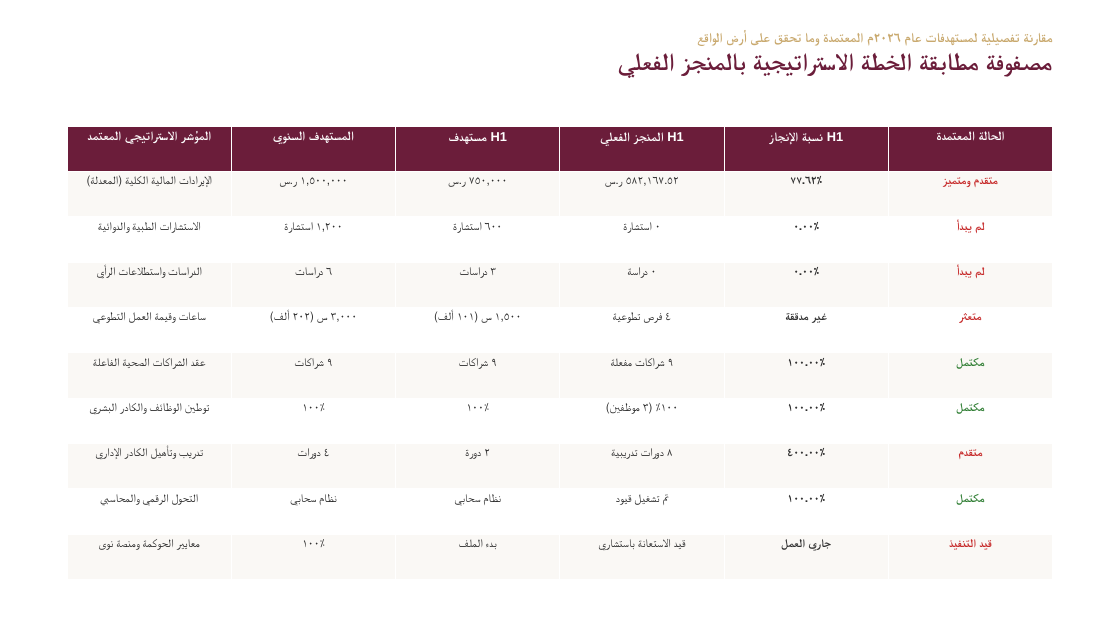
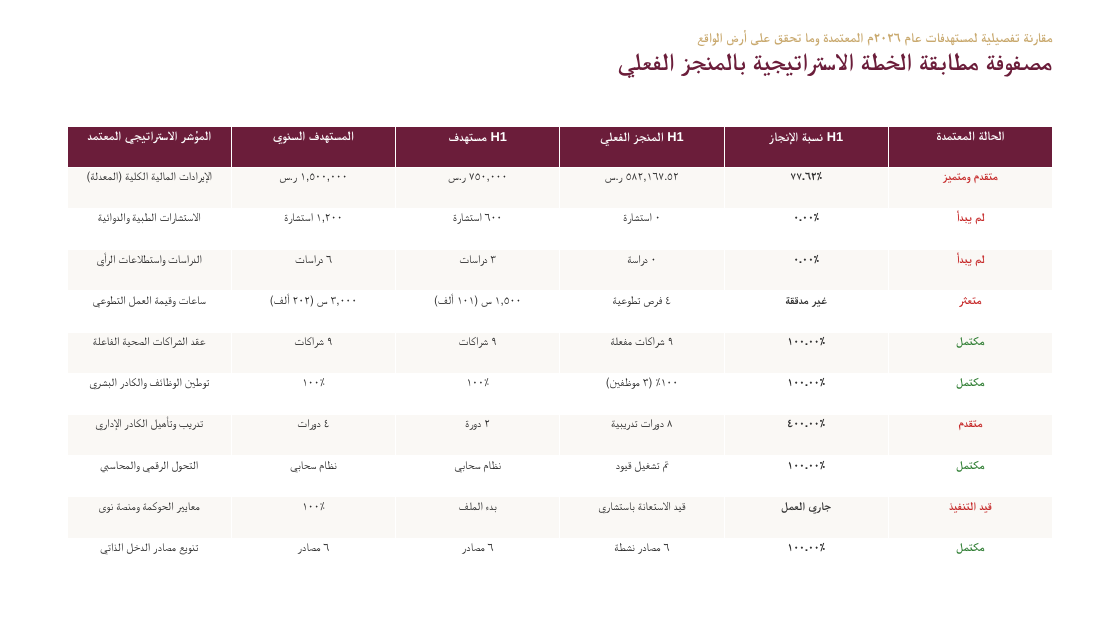
Before and after one commit to DevAseelWaleed/interactiveTabibiReport, a slide deck: slide 4 of التقرير_الاحترافي_المطور/عرض_تقديمي_جمعية_طبيبي_النصف_سنوي_٢٠٢٦.pptx. Drawn at 1120x630 pixels with LibreOffice and Linux fonts; fonts in the diff are those of the drawing. Boxes give left, top, right and bottom in pixels: in the first picture for what was removed or moved away, otherwise in the second. Text is boxed around its words. In the diff, an @@ line names an element or a change of style, - is before the commit and + after.

```diff
--- a/التقرير_الاحترافي_المطور/عرض_تقديمي_جمعية_طبيبي_النصف_سنوي_٢٠٢٦.pptx
+++ b/التقرير_الاحترافي_المطور/عرض_تقديمي_جمعية_طبيبي_النصف_سنوي_٢٠٢٦.pptx
@@ table at [67,126,1055,580] @@
+row 11: تنويع مصادر الدخل الذاتي | ٦ مصادر | ٦ مصادر | ٦ مصادر نشطة | ١٠٠.٠٠٪ | مكتمل
```
Also in this commit, not shown: 6 other files.
